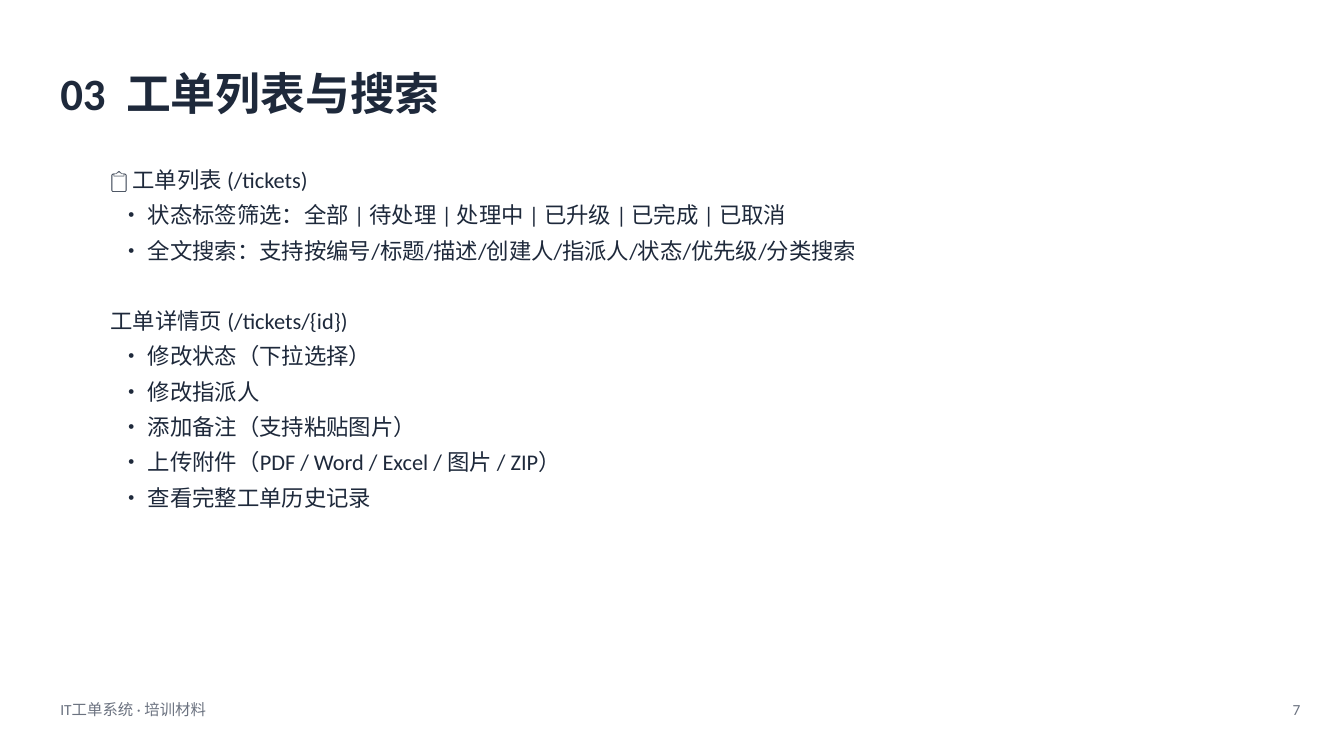
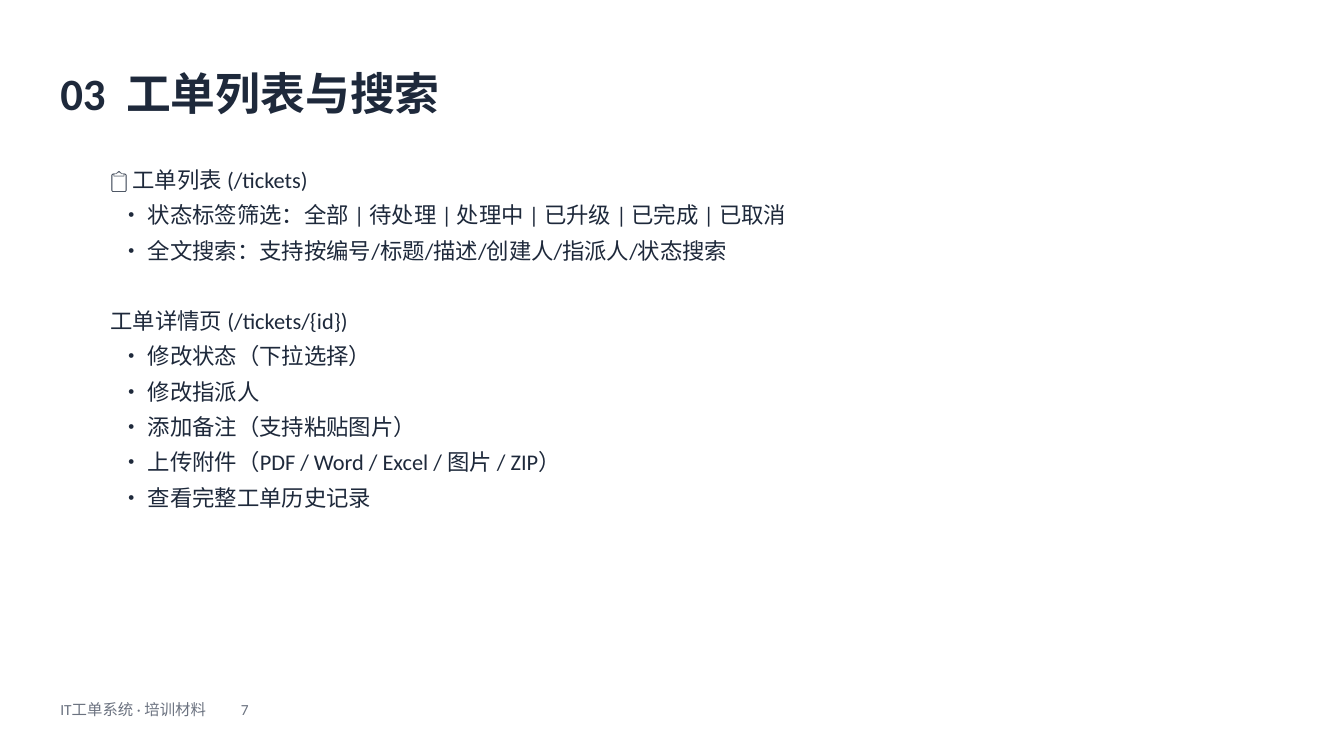
Before and after one commit to vspoptang/it-ticketing, a slide deck: slide 7 of docs/IT工单系统-培训材料.pptx. Drawn at 1344x756 pixels with LibreOffice and Linux fonts; fonts in the diff are those of the drawing. Boxes give left, top, right and bottom in pixels: in the first picture for what was removed or moved away, otherwise in the second. Text is boxed around its words. In the diff, an @@ line names an element or a change of style, - is before the commit and + after.

```diff
--- a/docs/IT工单系统-培训材料.pptx
+++ b/docs/IT工单系统-培训材料.pptx
@@ text at (x1=148, y1=240, x2=727, y2=261): text changed @@
-• 全文搜索：支持按编号/标题/描述/创建人/指派人/状态/优先级/分类搜索
+• 全文搜索：支持按编号/标题/描述/创建人/指派人/状态搜索
@@ text at (x1=60, y1=702, x2=249, y2=716): text changed @@
-IT工单系统 · 培训材料
+IT工单系统 · 培训材料 7
@@ text removed at (x1=1293, y1=705, x2=1301, y2=715) @@
-7
```
Also in this commit, not shown: 14 other slides changed, 2 other files.
